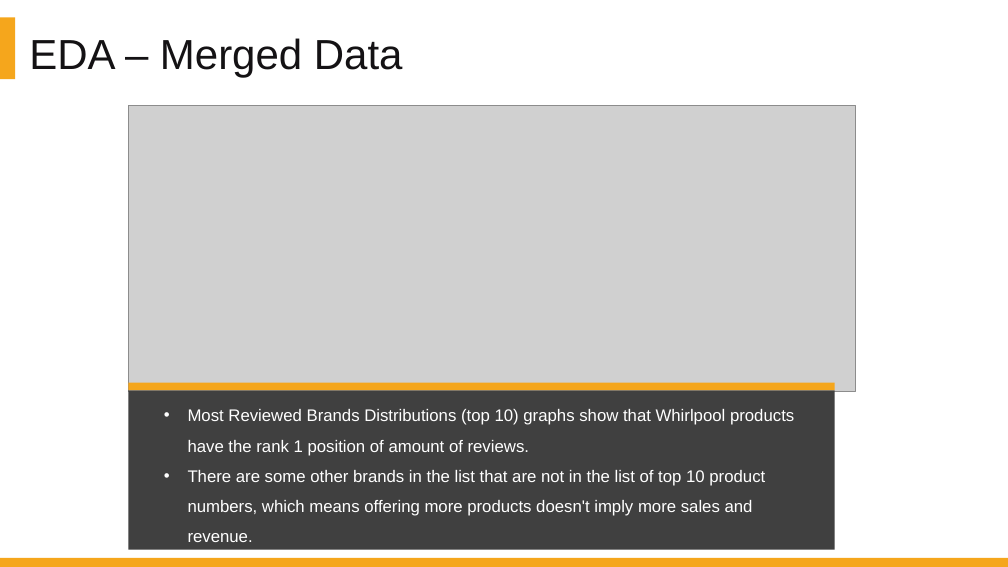
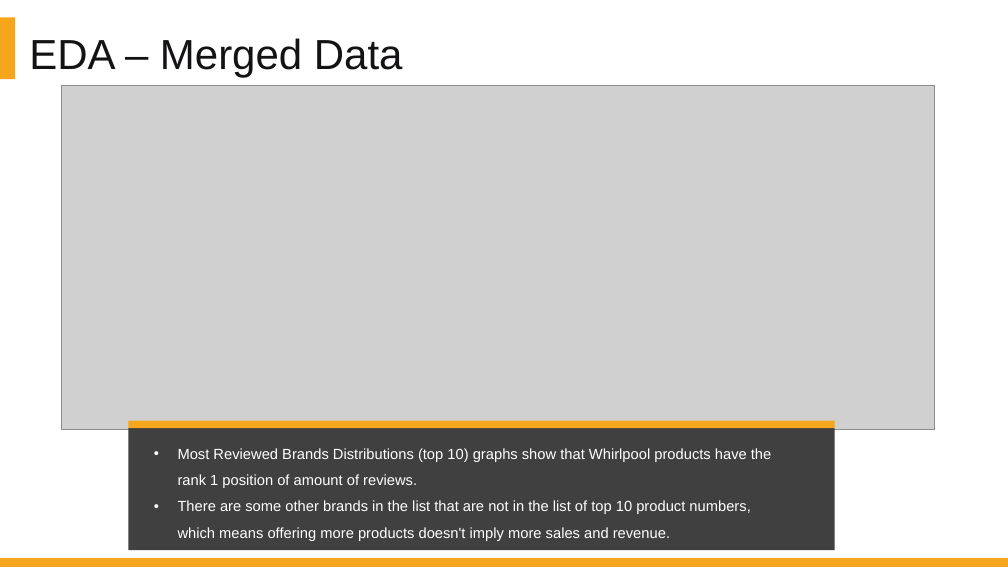
Before and after one commit to DATA-606-SPRING-2022/Jin_DATA606, a slide deck: slide 24 of presentation/Project_Presentation_EDA_v1.1.pptx (slide 23 before the commit). Drawn at 1008x567 pixels with LibreOffice and Linux fonts; fonts in the diff are those of the drawing; grey boxes stand for pictures. Boxes give left, top, right and bottom in pixels: in the first picture for what was removed or moved away, otherwise in the second. Text is boxed around its words. In the diff, an @@ line names an element or a change of style, - is before the commit and + after.

```diff
--- a/presentation/Project_Presentation_EDA_v1.1.pptx
+++ b/presentation/Project_Presentation_EDA_v1.1.pptx
@@ picture: place and size @@
-picture at (129, 105, 856, 392)
+picture at (61, 85, 934, 429)
@@ rectangle: place and size @@
-rectangle at (129, 390, 835, 550)
+rectangle at (129, 428, 835, 550)
@@ rectangle: place and size @@
-rectangle at (129, 383, 835, 390)
+rectangle at (129, 420, 835, 428)
@@ text "Most Reviewed Brands Distributions (top ...": place and size @@
-text "Most Reviewed Brands Distributions (top ..." at (188, 409, 794, 542)
+text "Most Reviewed Brands Distributions (top ..." at (178, 448, 771, 541)
@@ text "Most Reviewed Brands Distributions (top ..." at (178, 448, 771, 541): size 16 to 14 pt @@
```
Also in this commit, not shown: 9 other slides changed, 1 slide added.
